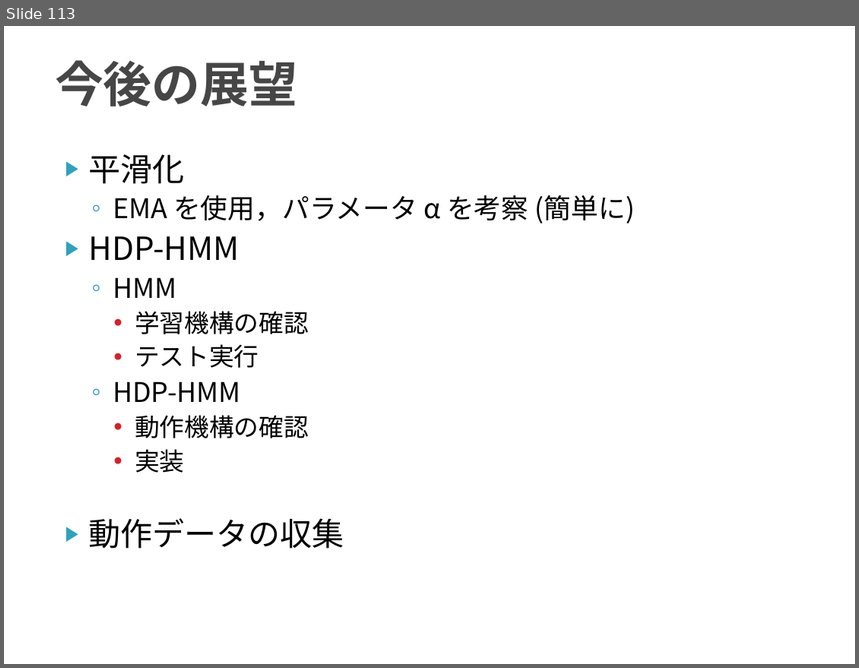
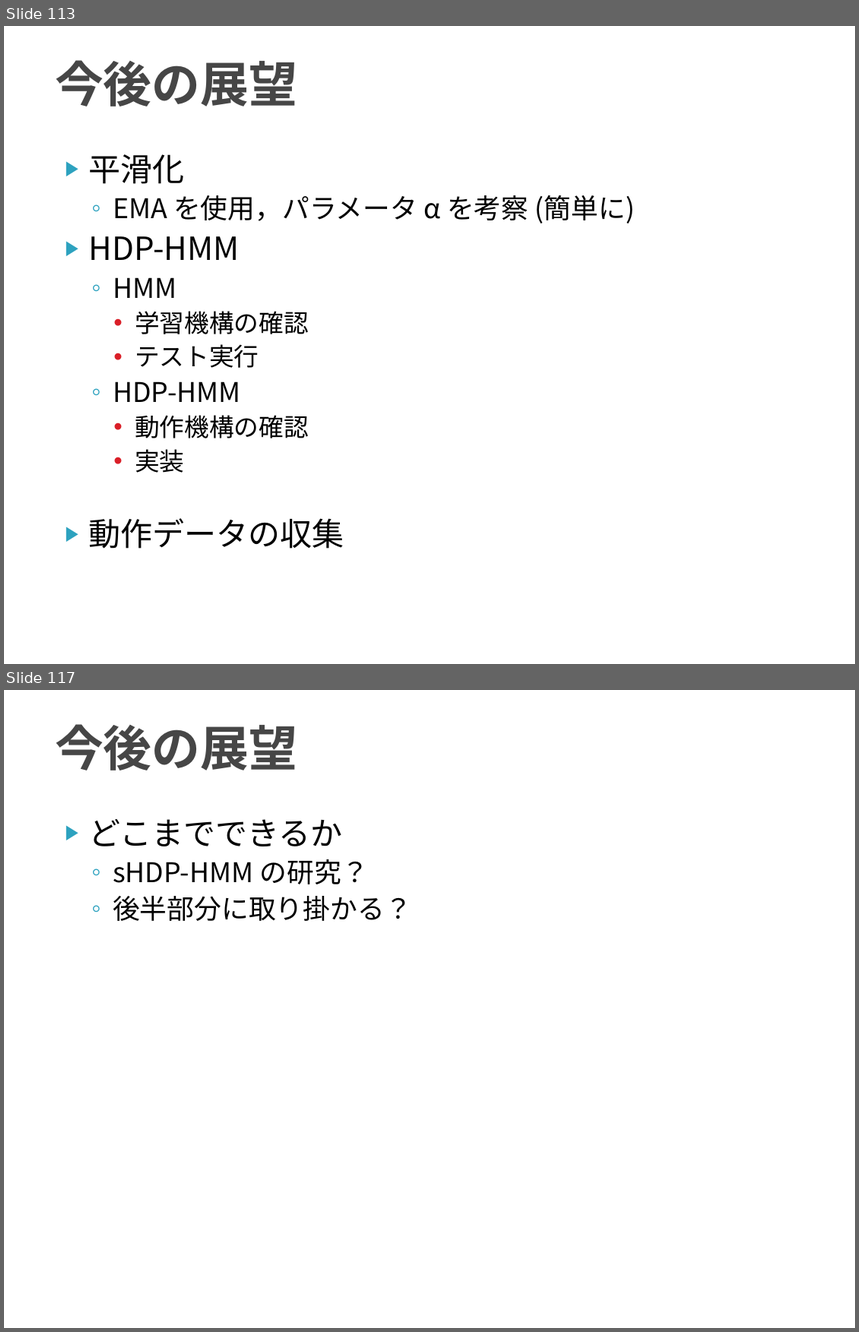
Before and after one commit to TetsuyaKomota/MyMasterStudies, a slide deck: slides/discussion2016.pptx. Shown one above the other, each under a label of ours: slide 113 before the commit, slides 113 and 117 after it; the slides between them are not shown. The pictures are 859x668 and 859x1332 pixels, drawn with LibreOffice and Linux fonts; fonts in the diff are those of the drawing. Boxes give left, top, right and bottom in pixels: in the first picture for what was removed or moved away, otherwise in the second. Text is boxed around its words. In the diff, an @@ line names an element or a change of style, - is before the commit and + after.

```diff
--- a/slides/discussion2016.pptx
+++ b/slides/discussion2016.pptx
@@ slide 117 added at [4, 690, 855, 1328], background #FFFFFF @@
@@ title added at [55, 724, 297, 771], 41 pt, text #464646, bold @@
+今後の展望
@@ text added at [89, 819, 412, 921], 23 pt, text #000000 @@
+▶ どこまでできるか
+  ◦ sHDP-HMM の研究？
+  ◦ 後半部分に取り掛かる？
```
Also in this commit, not shown: 3 other slides added.
